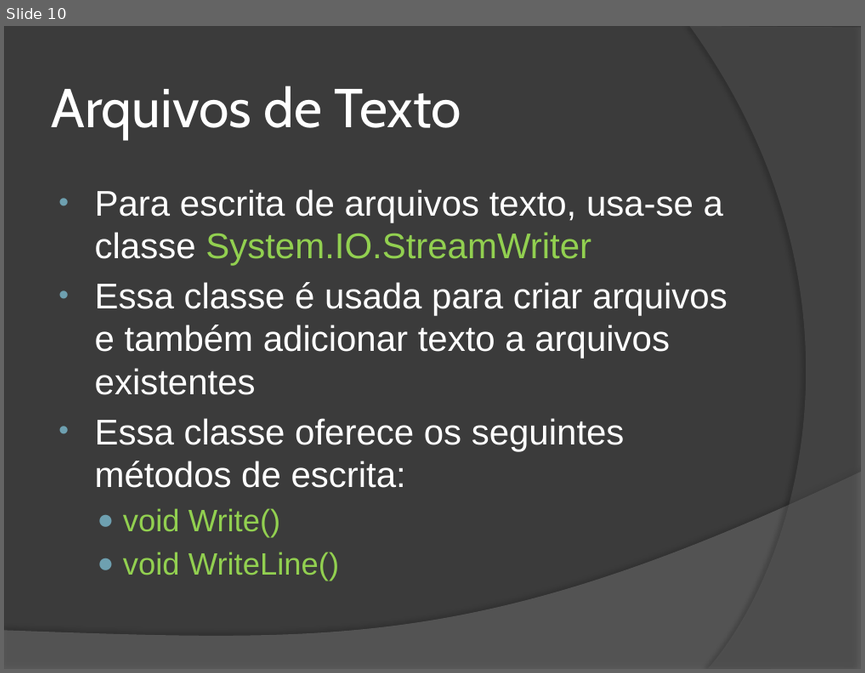
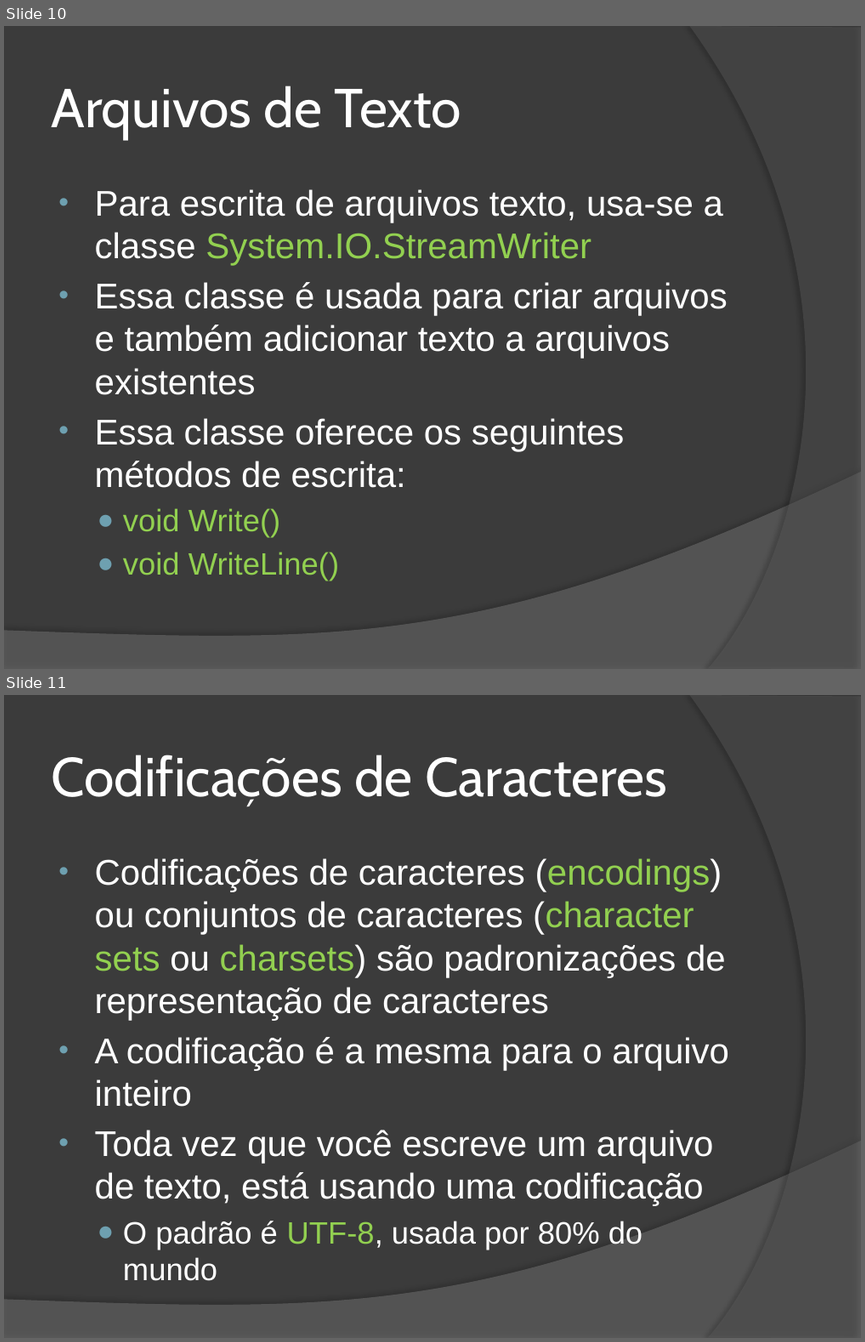
Before and after one commit to wind39/wind39.github.io, a slide deck: curso/modulo2capitulo3-off.pptx. Shown one above the other, each under a label of ours: slide 10 before the commit, slides 10 and 11 after it. The pictures are 865x673 and 865x1342 pixels, drawn with LibreOffice and Linux fonts; fonts in the diff are those of the drawing. Boxes give left, top, right and bottom in pixels: in the first picture for what was removed or moved away, otherwise in the second. Text is boxed around its words. In the diff, an @@ line names an element or a change of style, - is before the commit and + after.

```diff
--- a/curso/modulo2capitulo3-off.pptx
+++ b/curso/modulo2capitulo3-off.pptx
@@ slide 11 added at (x1=4, y1=695, x2=861, y2=1338), background #3B3B3B; not listed: 2 template elements that a slide beside it also shows @@
@@ title added at (x1=51, y1=755, x2=667, y2=807), 46 pt, text #FFFFFF @@
+Codificações de Caracteres
@@ text added at (x1=95, y1=858, x2=729, y2=1281), 30 pt, text #FFFFFF @@
+• Codificações de caracteres (encodings) ou conjuntos de caracteres (character sets ou charsets) são padronizações de representação de caracteres
+• A codificação é a mesma para o arquivo inteiro
+• Toda vez que você escreve um arquivo de texto, está usando uma codificação
+  ● O padrão é UTF-8, usada por 80% do mundo
```
Also in this commit, not shown: 1 slide changed, 3 other slides added, 11 other files.
